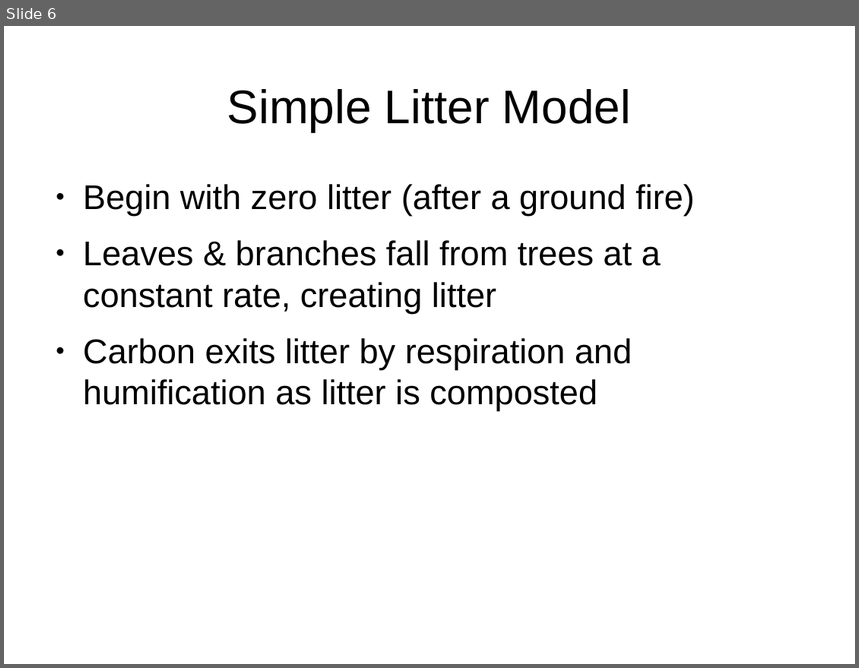
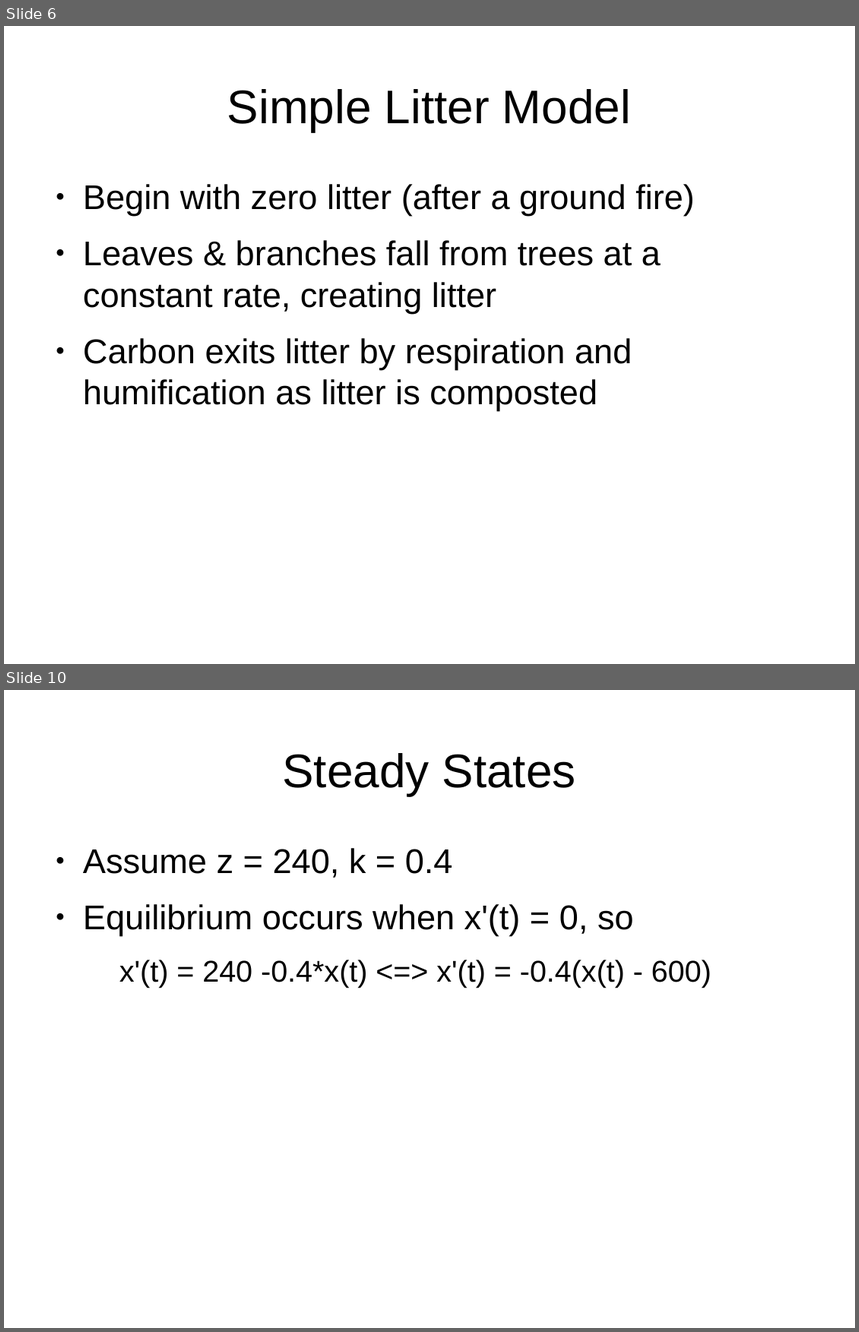
Before and after one commit to colefichter/math372_project_2, a slide deck: slides.odp. Shown one above the other, each under a label of ours: slide 6 before the commit, slides 6 and 10 after it; the slides between them are not shown. The pictures are 859x668 and 859x1332 pixels, drawn with LibreOffice and Linux fonts; fonts in the diff are those of the drawing. Boxes give left, top, right and bottom in pixels: in the first picture for what was removed or moved away, otherwise in the second. Text is boxed around its words. In the diff, an @@ line names an element or a change of style, - is before the commit and + after.

```diff
--- a/slides.odp
+++ b/slides.odp
@@ slide 10 added at (x1=4, y1=690, x2=855, y2=1328), background #FFFFFF @@
@@ title added at (x1=282, y1=753, x2=576, y2=796), 44 pt, text #000000 @@
+Steady States
@@ text added at (x1=83, y1=848, x2=712, y2=988), 32 pt, text #000000 @@
+● Assume z = 240, k = 0.4
+● Equilibrium occurs when x'(t) = 0, so
+  x'(t) = 240 -0.4*x(t) <=> x'(t) = -0.4(x(t) - 600)
```
Also in this commit, not shown: 5 slides changed, 1 other slide added, 3 slides removed, 3 other files.
